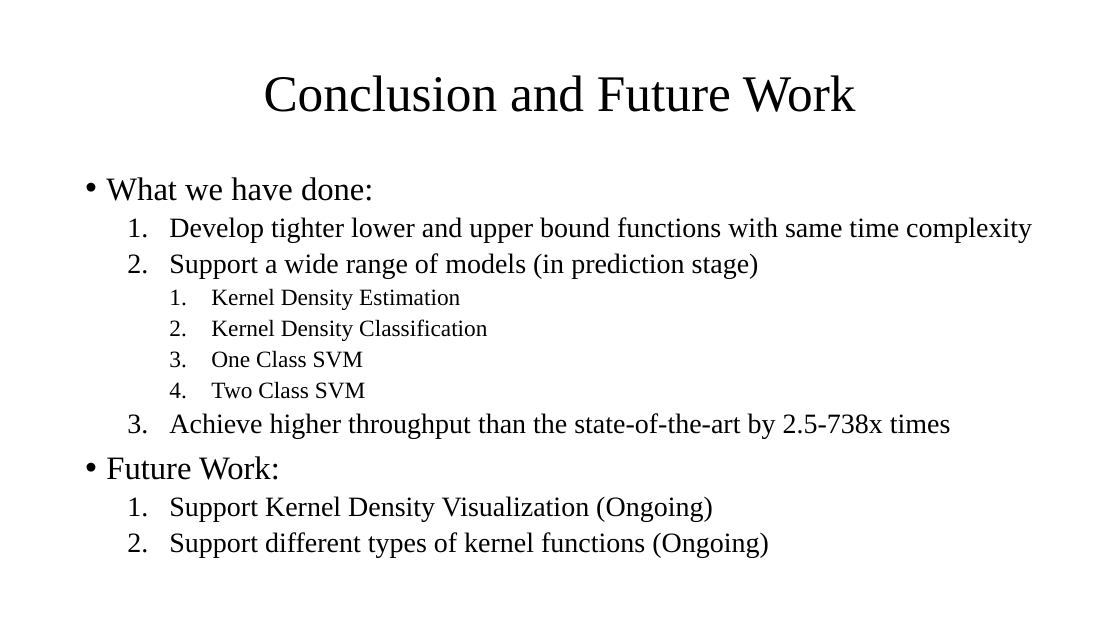
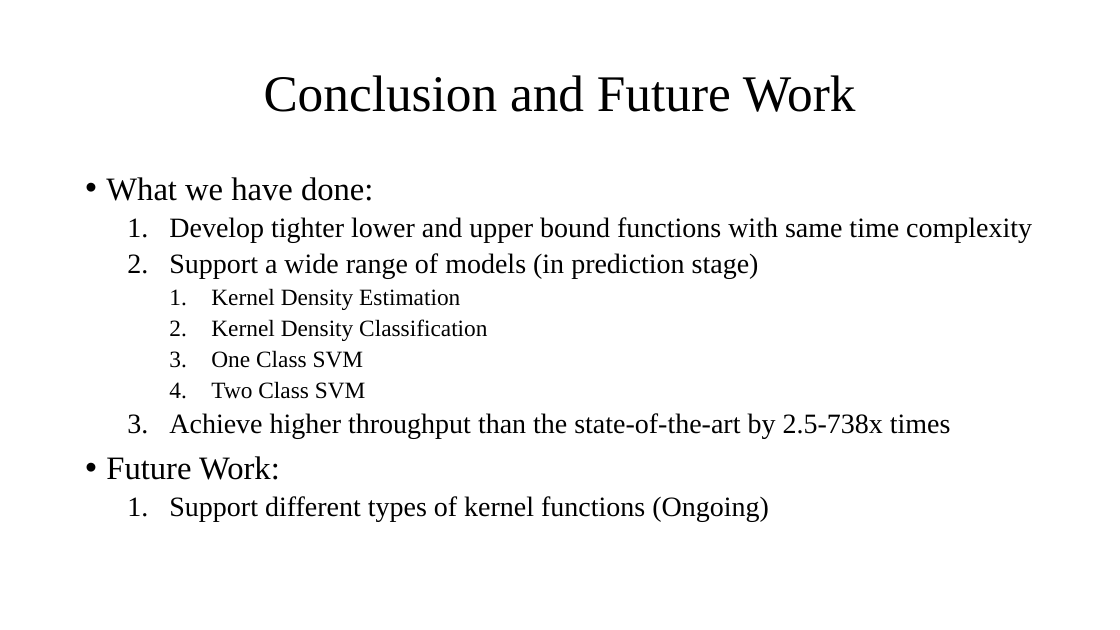
Before and after one commit to edisonchan2013928/KARL-Fast-Kernel-Aggregation-Queries, a slide deck: slide 17 of KARL Presentation.pptx. Drawn at 1120x630 pixels with LibreOffice and Linux fonts; fonts in the diff are those of the drawing. Boxes give left, top, right and bottom in pixels: in the first picture for what was removed or moved away, otherwise in the second. Text is boxed around its words. In the diff, an @@ line names an element or a change of style, - is before the commit and + after.

```diff
--- a/KARL Presentation.pptx
+++ b/KARL Presentation.pptx
@@ text at (x1=169, y1=496, x2=713, y2=521): paragraph removed @@
-  1. Support Kernel Density Visualization (Ongoing)
```
